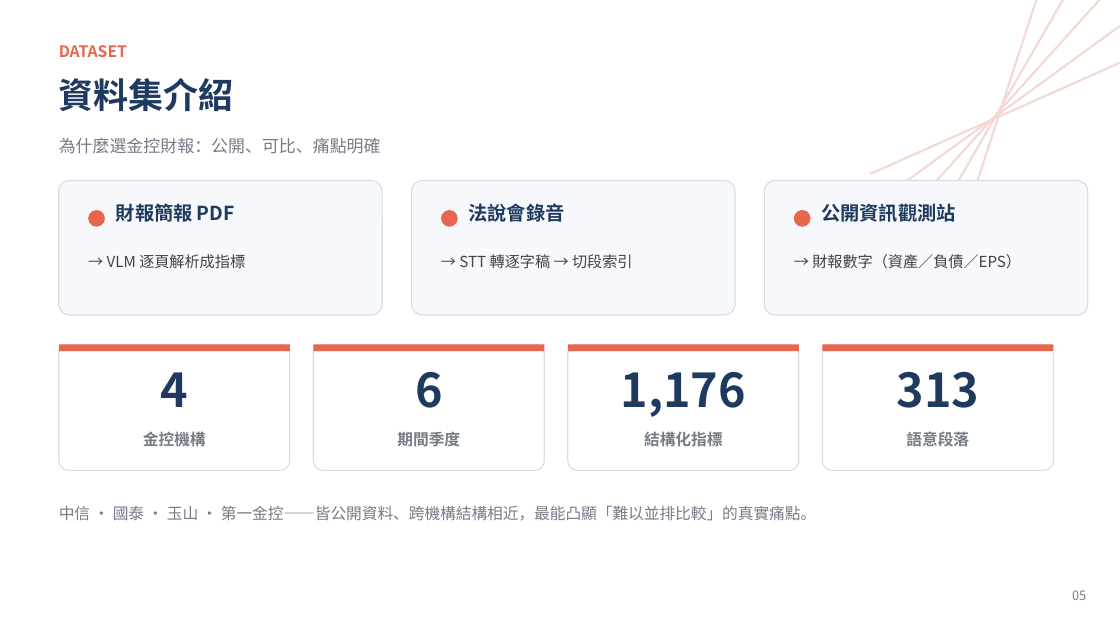
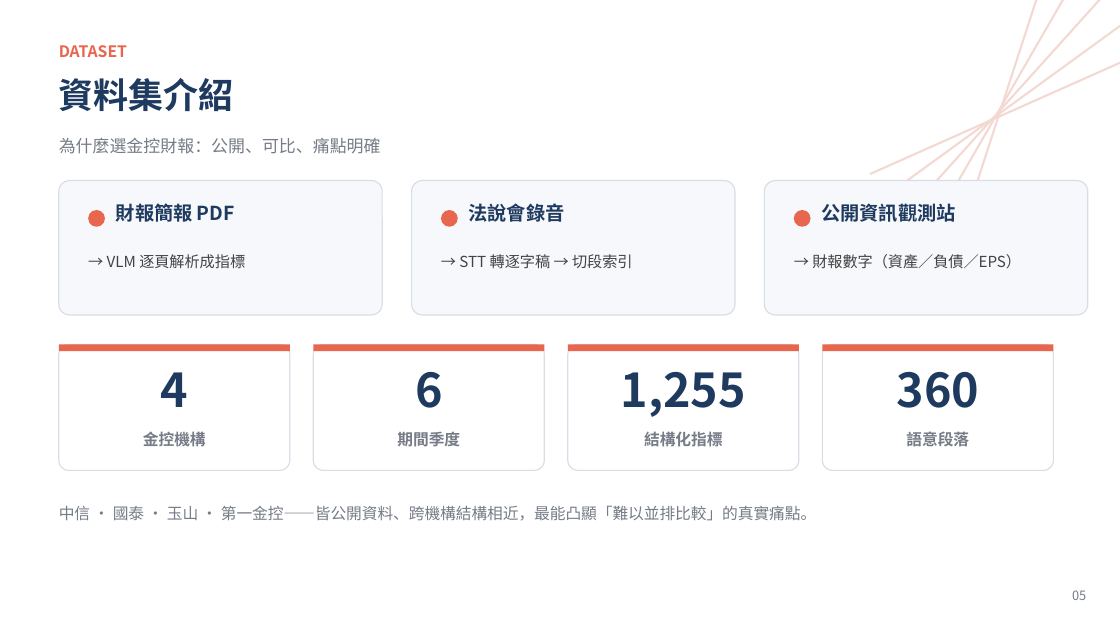
Before and after one commit to WangChiaChen/hybrid-rag-project, a slide deck: slide 5 of 比賽簡報_升級版.pptx. Drawn at 1120x630 pixels with LibreOffice and Linux fonts; fonts in the diff are those of the drawing. Boxes give left, top, right and bottom in pixels: in the first picture for what was removed or moved away, otherwise in the second. Text is boxed around its words. In the diff, an @@ line names an element or a change of style, - is before the commit and + after.

```diff
--- a/比賽簡報_升級版.pptx
+++ b/比賽簡報_升級版.pptx
@@ text at (621, 372, 746, 417): text changed @@
-1,176
+1,255
@@ text at (897, 372, 980, 408): text changed @@
-313
+360
```
Also in this commit, not shown: 3 other slides changed, 1 other file.
